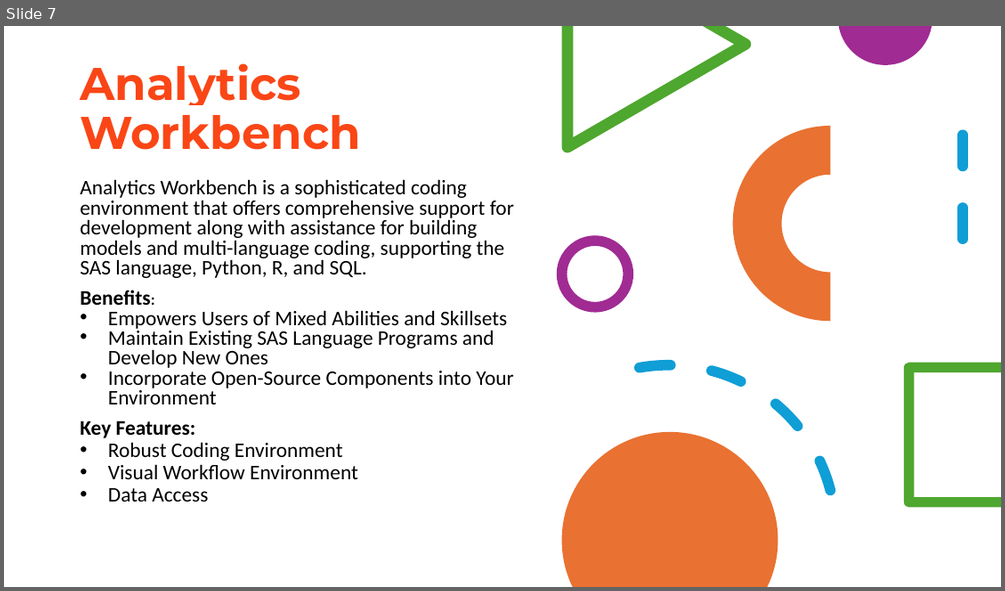
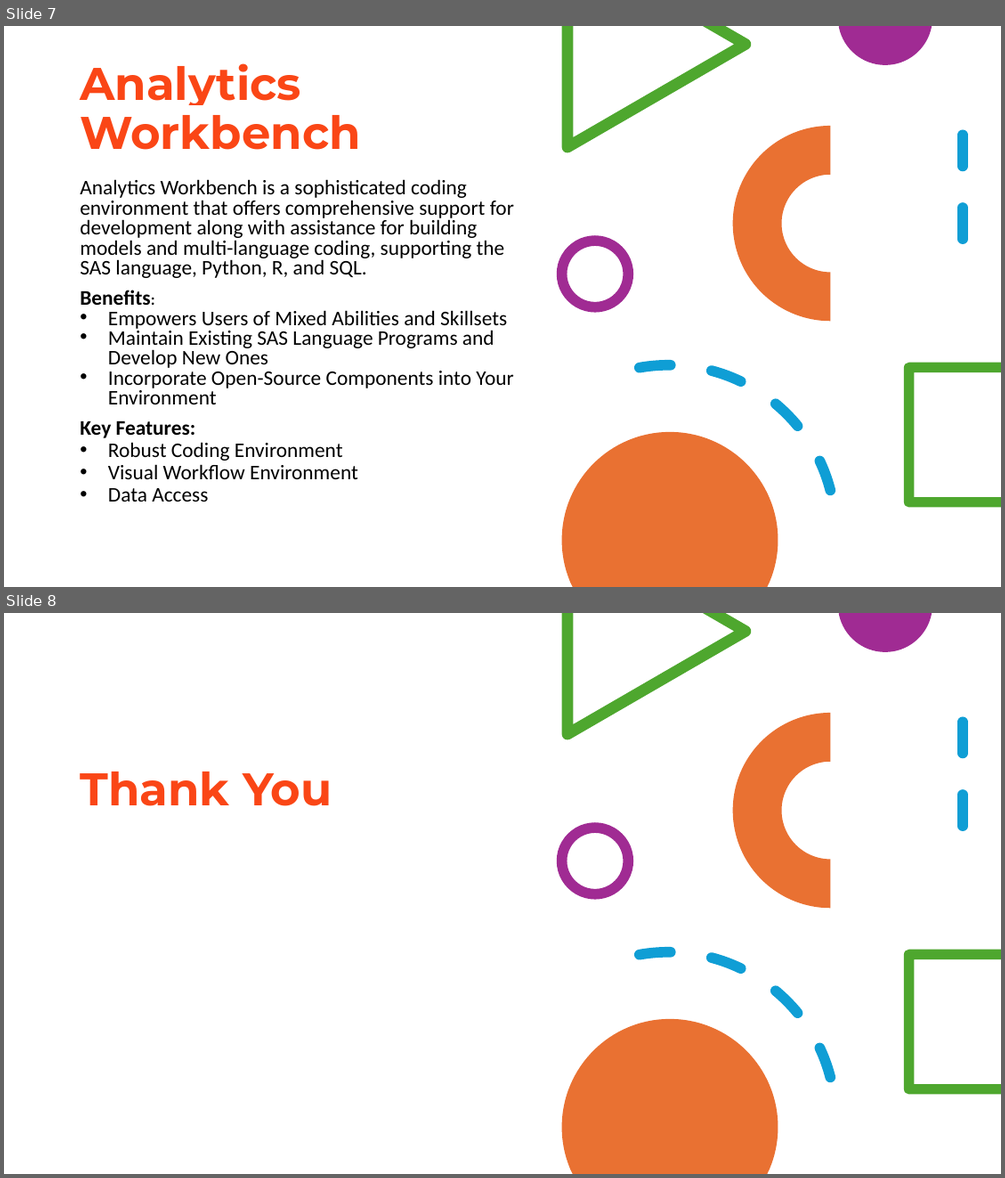
Before and after one commit to Laxmi530/General_Doc, a slide deck: Akshata Seth (2).pptx. Shown one above the other, each under a label of ours: slide 7 before the commit, slides 7 and 8 after it. The pictures are 1005x591 and 1005x1178 pixels, drawn with LibreOffice and Linux fonts; fonts in the diff are those of the drawing. Boxes give left, top, right and bottom in pixels: in the first picture for what was removed or moved away, otherwise in the second. Text is boxed around its words. In the diff, an @@ line names an element or a change of style, - is before the commit and + after.

```diff
--- a/Akshata Seth (2).pptx
+++ b/Akshata Seth (2).pptx
@@ slide 8 added at (4,613,1001,1174), background #FFFFFF @@
@@ freeform shape added at (562,613,751,740), fill #4EA72E @@
@@ freeform shape added at (839,613,931,652), fill #A02B93 @@
@@ arch (boxed as its full ring) added at (733,713,928,908), fill #E97132 @@
@@ line added from (963, 722) to (963, 852), #0F9ED5 10 pt dashed @@
@@ text added at (80,771,332,806), 44 pt, text #FA4616, bold @@
+Thank You
@@ ellipse added at (562,827,629,894), outline #A02B93 10 pt @@
@@ arc (boxed as its full ellipse) added at (476,925,863,1174), outline #0F9ED5 10 pt dashed @@
@@ freeform shape added at (905,949,1001,1094), fill #4EA72E @@
@@ freeform shape added at (562,1019,778,1174), fill #E97132 @@
```
Also in this commit, not shown: 1 slide changed, 1 other slide added, 1 slide removed.
